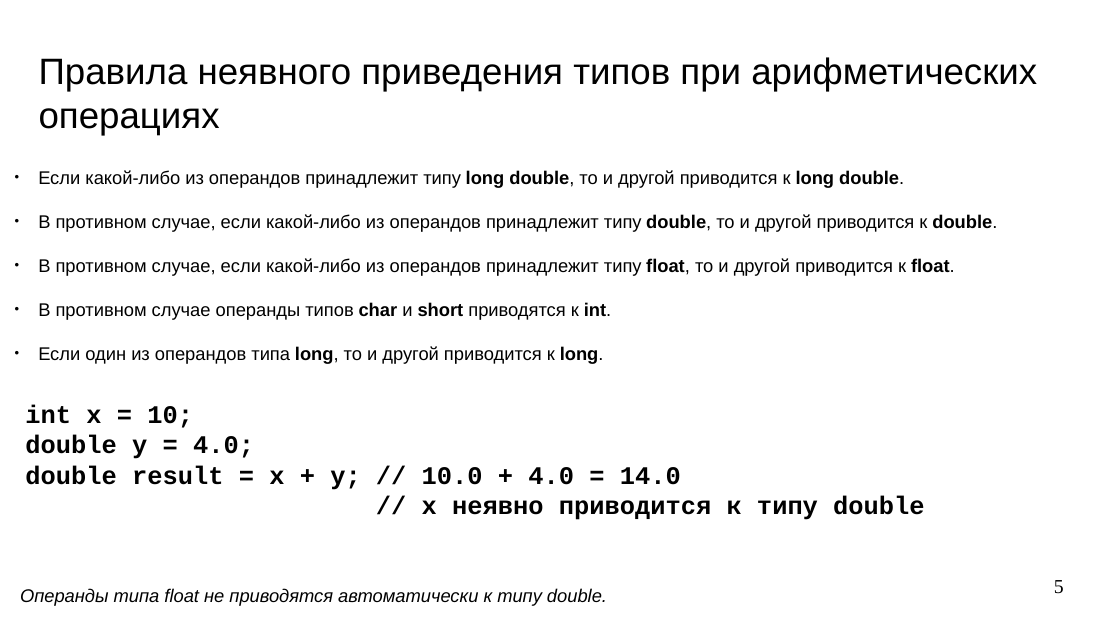
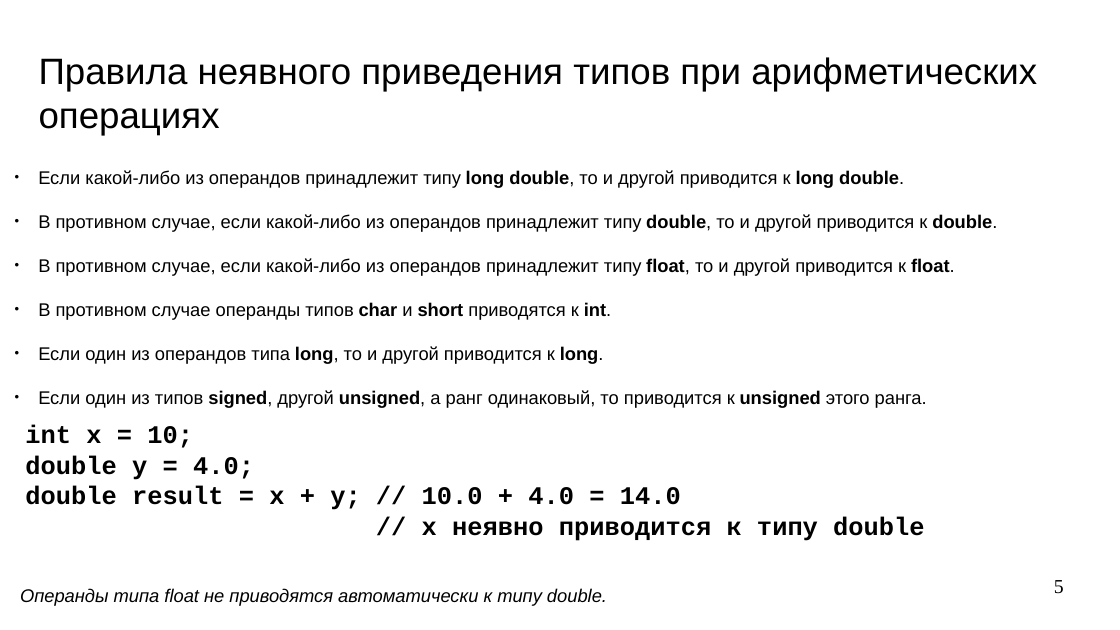
Before and after one commit to steelcraft/stud-lab, a slide deck: slide 5 of Лекции/CBCP01#L3.odp. Drawn at 1120x630 pixels with LibreOffice and Linux fonts; fonts in the diff are those of the drawing. Boxes give left, top, right and bottom in pixels: in the first picture for what was removed or moved away, otherwise in the second. Text is boxed around its words. In the diff, an @@ line names an element or a change of style, - is before the commit and + after.

```diff
--- a/Лекции/CBCP01#L3.odp
+++ b/Лекции/CBCP01#L3.odp
@@ text "int x = 10;": place and size @@
-text "int x = 10;" at bbox=[25, 404, 924, 520]
+text "int x = 10;" at bbox=[25, 424, 924, 541]
@@ text at bbox=[38, 390, 927, 408]: paragraph added @@
+● Если один из типов signed, другой unsigned, а ранг одинаковый, то приводится к unsigned этого ранга.
```
Also in this commit, not shown: 2 other slides changed.
